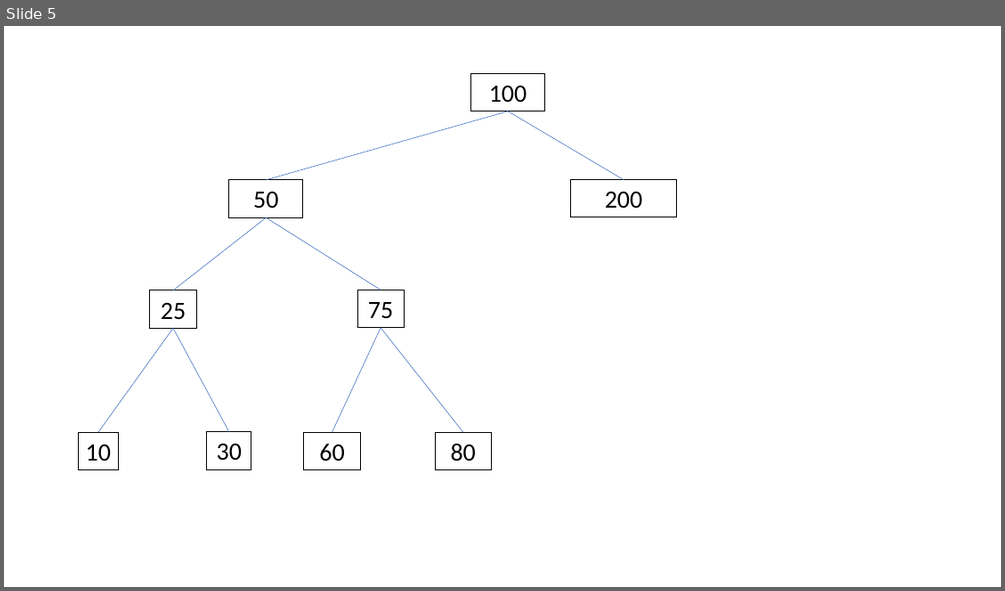
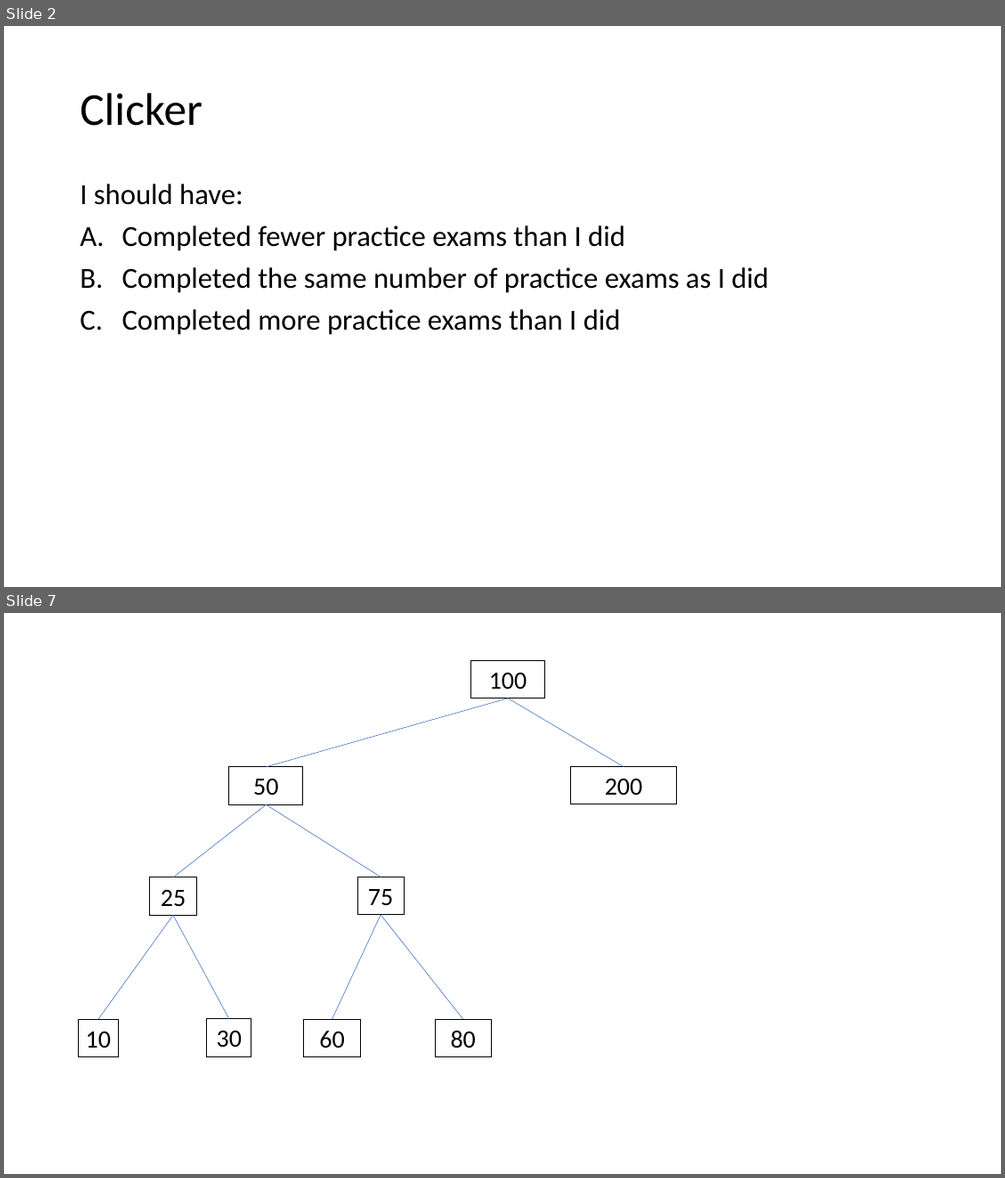
Before and after one commit to GregorKiczales/spd-materials, a slide deck: instructor/l18/l18-pad.pptx. Shown one above the other, each under a label of ours: slide 5 before the commit, slides 2 and 7 after it; the slides between them are not shown. The pictures are 1005x591 and 1005x1178 pixels, drawn with LibreOffice and Linux fonts; fonts in the diff are those of the drawing. Boxes give left, top, right and bottom in pixels: in the first picture for what was removed or moved away, otherwise in the second. Text is boxed around its words. In the diff, an @@ line names an element or a change of style, - is before the commit and + after.

```diff
--- a/instructor/l18/l18-pad.pptx
+++ b/instructor/l18/l18-pad.pptx
@@ slide 2 added at box(4, 26, 1001, 587), background #FFFFFF @@
@@ title added at box(80, 93, 202, 126), 44 pt, text #000000 @@
+Clicker
@@ text added at box(80, 184, 769, 335), 28 pt, text #000000 @@
+I should have:
+A. Completed fewer practice exams than I did
+B. Completed the same number of practice exams as I did
+C. Completed more practice exams than I did
@@ what was slide 5 is now slide 7 @@
```
Also in this commit, not shown: 2 slides changed, 4 other slides added, 3 slides removed, 10 other files.
